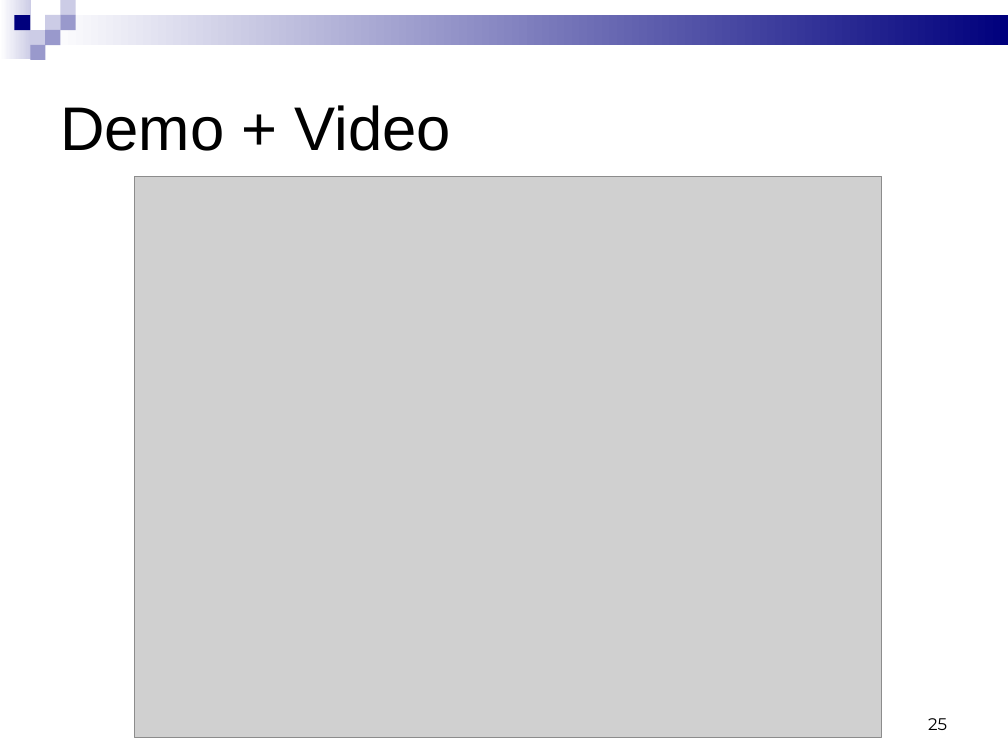
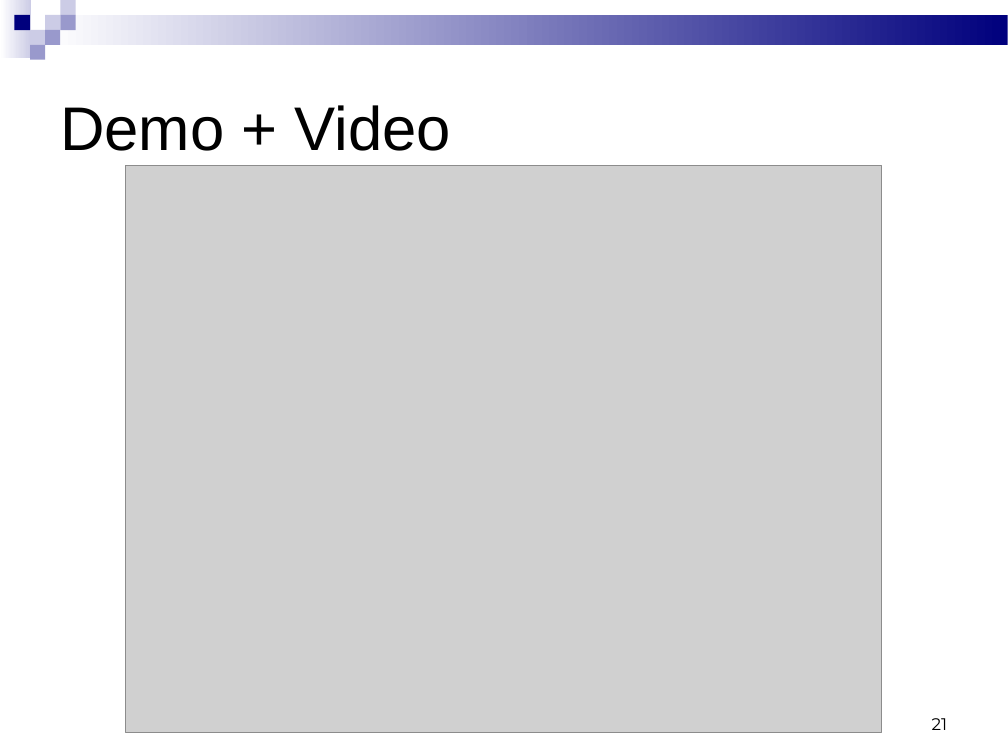
Before and after one commit to yatsek/tabfour, a slide deck: slide 21 of Tab4/doc/544 Phase 3 presentation - new.ppt (slide 25 before the commit). Drawn at 1008x756 pixels with LibreOffice and Linux fonts; fonts in the diff are those of the drawing; grey boxes stand for pictures. Boxes give left, top, right and bottom in pixels: in the first picture for what was removed or moved away, otherwise in the second. Text is boxed around its words. In the diff, an @@ line names an element or a change of style, - is before the commit and + after.

```diff
--- a/Tab4/doc/544 Phase 3 presentation - new.ppt
+++ b/Tab4/doc/544 Phase 3 presentation - new.ppt
@@ picture: place and size @@
-picture at <box>134,176,882,737</box>
+picture at <box>126,165,882,733</box>
@@ page number at <box>932,718,948,730</box>: text changed @@
-25
+21
```
Also in this commit, not shown: 8 other slides changed, 4 slides removed, 3 other files.
